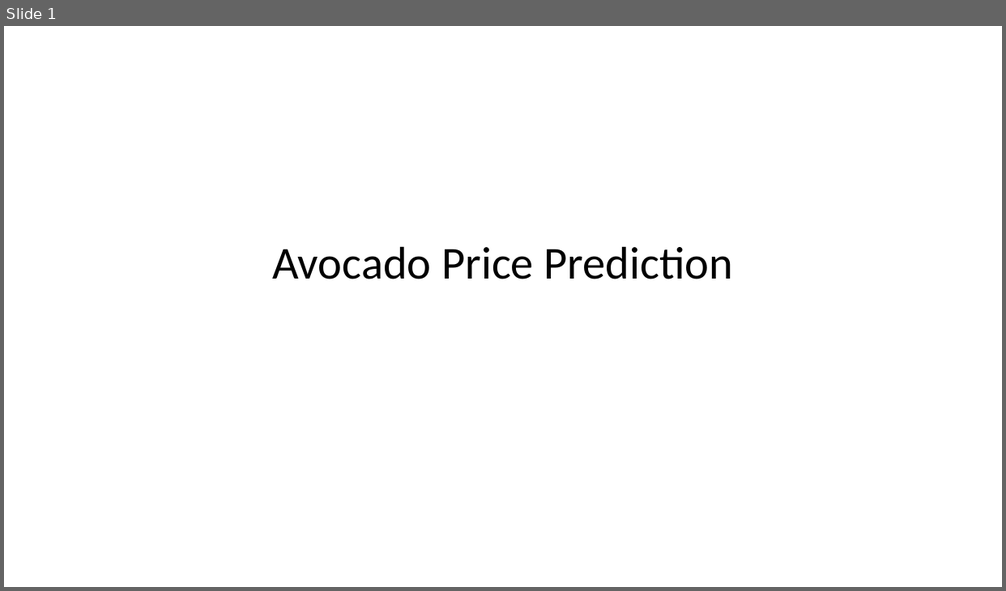
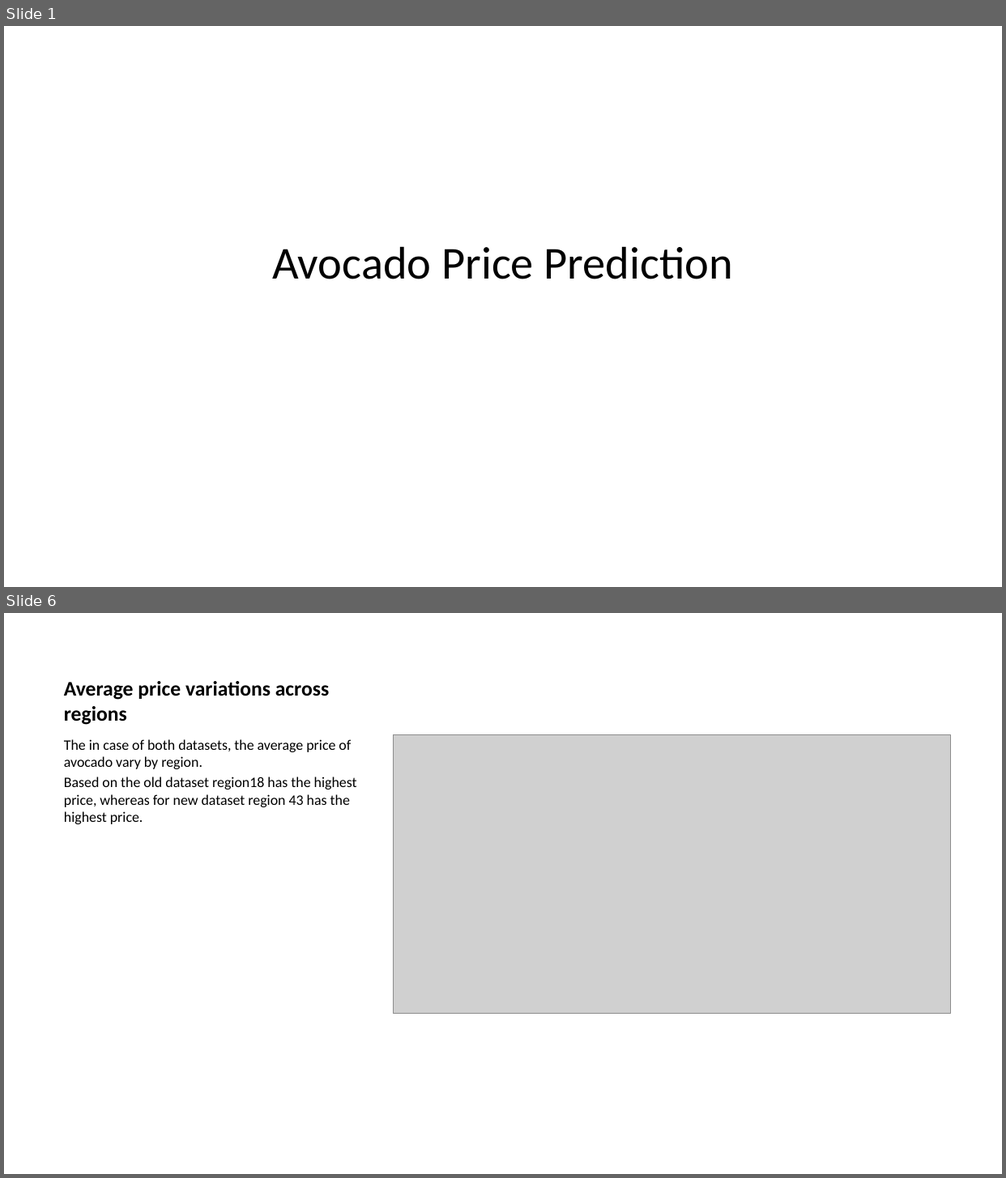
Before and after one commit to wmotkowska-stud-412081/RR2023_projectgroup, a slide deck: Avocado_price_predictions_our_version.pptx. Shown one above the other, each under a label of ours: slide 1 before the commit, slides 1 and 6 after it; the slides between them are not shown. The pictures are 1006x591 and 1006x1178 pixels, drawn with LibreOffice and Linux fonts; fonts in the diff are those of the drawing; grey boxes stand for pictures. Boxes give left, top, right and bottom in pixels: in the first picture for what was removed or moved away, otherwise in the second. Text is boxed around its words. In the diff, an @@ line names an element or a change of style, - is before the commit and + after.

```diff
--- a/Avocado_price_predictions_our_version.pptx
+++ b/Avocado_price_predictions_our_version.pptx
@@ slide 6 added at bbox=[4, 613, 1002, 1174], background #FFFFFF @@
@@ title added at bbox=[64, 681, 329, 725], 15 pt, text #000000, bold @@
+Average price variations across regions
@@ text added at bbox=[64, 739, 357, 824], 10.5 pt, text #000000 @@
+The in case of both datasets, the average price of avocado vary by region.
+Based on the old dataset region18 has the highest price, whereas for new dataset region 43 has the highest price.
@@ picture added at bbox=[393, 735, 950, 1013] @@
```
Also in this commit, not shown: 3 slides changed, 5 other slides added, 1 other file.
